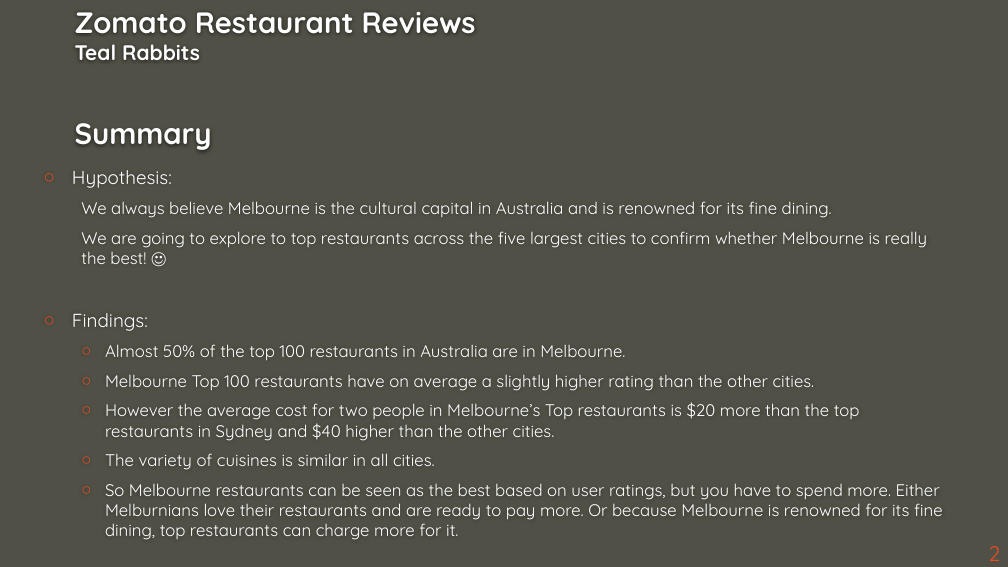
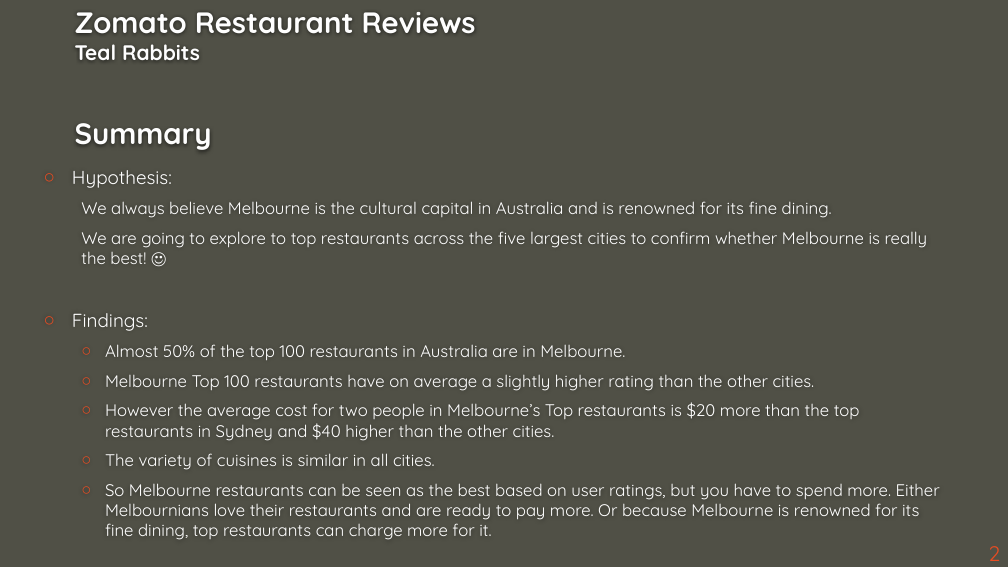
Before and after one commit to ashdrayton/Zomato-Restaurants-Reviews, a slide deck: slide 2 of Babette/Zomato_Presentation _BB.pptx. Drawn at 1008x567 pixels with LibreOffice and Linux fonts; fonts in the diff are those of the drawing; background and template pictures are left out. Boxes give left, top, right and bottom in pixels: in the first picture for what was removed or moved away, otherwise in the second. Text is boxed around its words. In the diff, an @@ line names an element or a change of style, - is before the commit and + after.

```diff
--- a/Babette/Zomato_Presentation _BB.pptx
+++ b/Babette/Zomato_Presentation _BB.pptx
@@ text at (x1=105, y1=483, x2=940, y2=540): text changed @@
-  ○ So Melbourne restaurants can be seen as the best based on user ratings, but you have to spend more. Either Melburnians love their restaurants and are ready to pay more. Or because Melbourne is renowned for its fine dining, top restaurants can charge more for it.
+  ○ So Melbourne restaurants can be seen as the best based on user ratings, but you have to spend more. Either Melbournians love their restaurants and are ready to pay more. Or because Melbourne is renowned for its fine dining, top restaurants can charge more for it.
```
Also in this commit, not shown: 4 other slides changed, 1 slide added, 1 slide removed, 1 other file.
